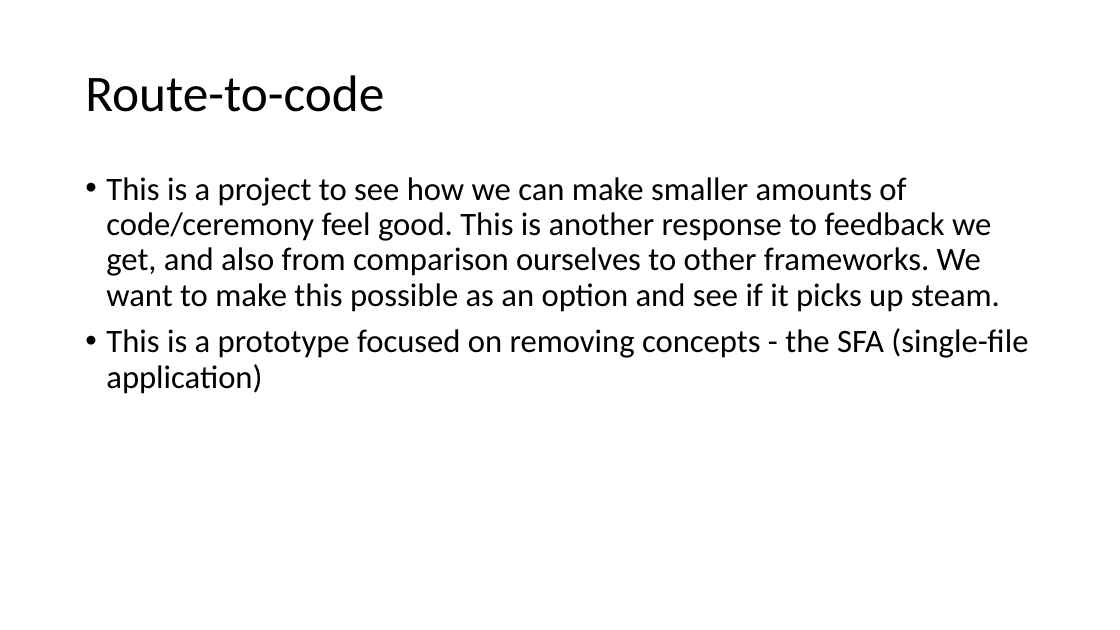
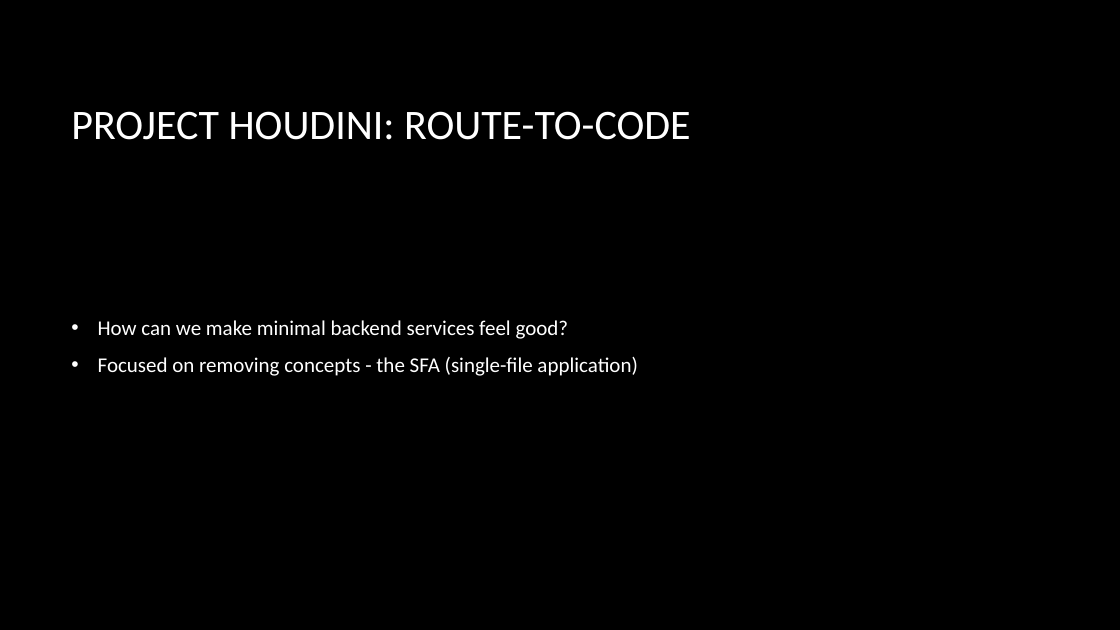
Before and after one commit to rynowak/Presentations, a slide deck: slide 15 of 2019/NDCSyndey/slides.pptx (slide 14 before the commit). Drawn at 1120x630 pixels with LibreOffice and Linux fonts; fonts in the diff are those of the drawing; background and template pictures are left out. Boxes give left, top, right and bottom in pixels: in the first picture for what was removed or moved away, otherwise in the second. Text is boxed around its words. In the diff, an @@ line names an element or a change of style, - is before the commit and + after.

Commit message:
More updates

```diff
--- a/2019/NDCSyndey/slides.pptx
+++ b/2019/NDCSyndey/slides.pptx
@@ background #FFFFFF to picture (left out) @@
@@ title at (x1=71, y1=111, x2=690, y2=140): text changed; size 44 to 36 pt; text colour #000000 to #FFFFFF @@
-Route-to-code
+PROJECT HOUDINI: ROUTE-TO-CODE
@@ text "How can we make minimal ..." at (x1=98, y1=320, x2=637, y2=376): vertical alignment top to middle @@
@@ text at (x1=98, y1=320, x2=637, y2=376): text changed; size 28 to 18 pt; text colour #000000 to #FFFFFF @@
-• This is a project to see how we can make smaller amounts of code/ceremony feel good. This is another response to feedback we get, and also from comparison ourselves to other frameworks. We want to make this possible as an option and see if it picks up steam.
-• This is a prototype focused on removing concepts - the SFA (single-file application)
+• How can we make minimal backend services feel good?
+• Focused on removing concepts - the SFA (single-file application)
```
Also in this commit, not shown: 8 other slides changed, 14 slides added, 10 slides removed.
